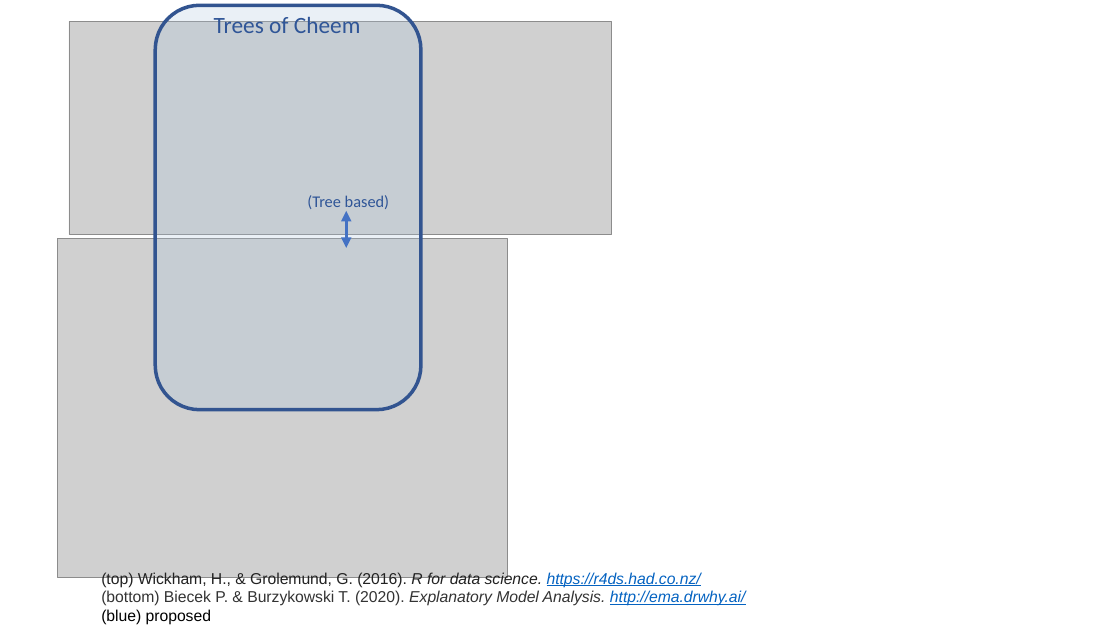
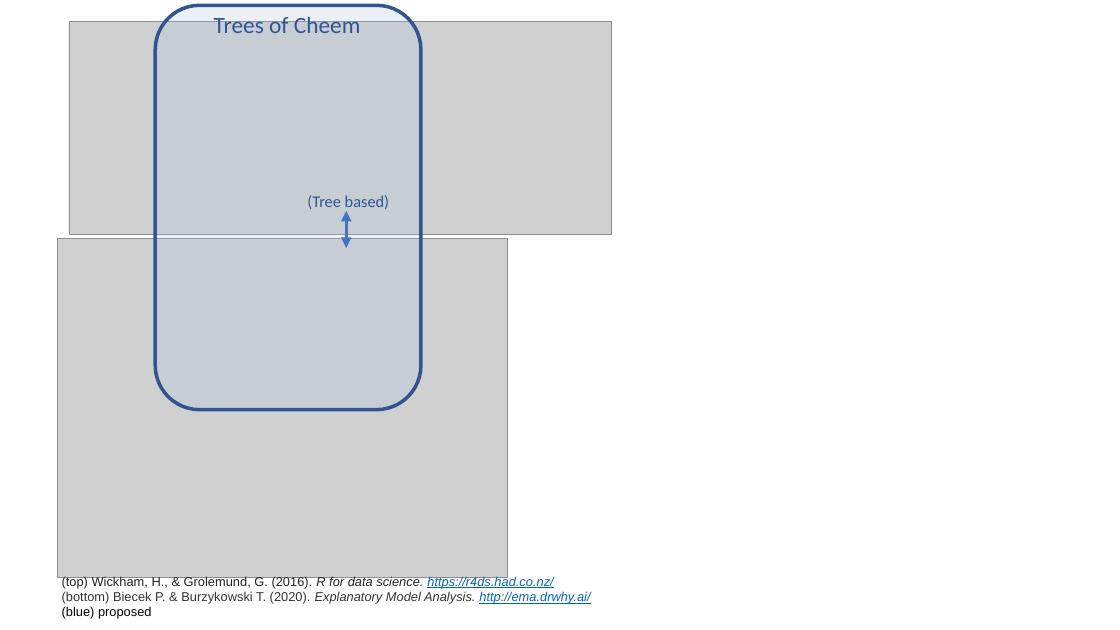
Before and after one commit to nspyrison/ML_EDA, a slide deck: slide 2 of zDesignDrafts/Trees_of_Cheem_pitch.pptx. Drawn at 1120x630 pixels with LibreOffice and Linux fonts; fonts in the diff are those of the drawing; grey boxes stand for pictures. Boxes give left, top, right and bottom in pixels: in the first picture for what was removed or moved away, otherwise in the second. Text is boxed around its words. In the diff, an @@ line names an element or a change of style, - is before the commit and + after.

```diff
--- a/zDesignDrafts/Trees_of_Cheem_pitch.pptx
+++ b/zDesignDrafts/Trees_of_Cheem_pitch.pptx
@@ text "(top) Wickham, H., & Grolemund, ..." moved from (x1=101, y1=571, x2=746, y2=625) to (x1=62, y1=575, x2=590, y2=619) @@
@@ text "(top) Wickham, H., & Grolemund, ..." at (x1=62, y1=575, x2=590, y2=619): size 13.5 to 11 pt @@
```
Also in this commit, not shown: 1 other slide changed, 15 other files.
